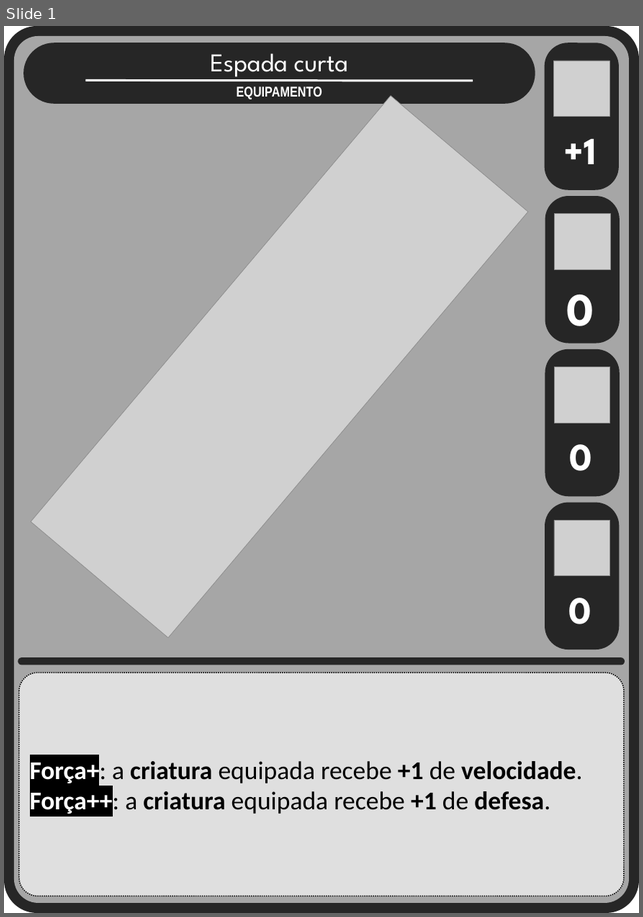
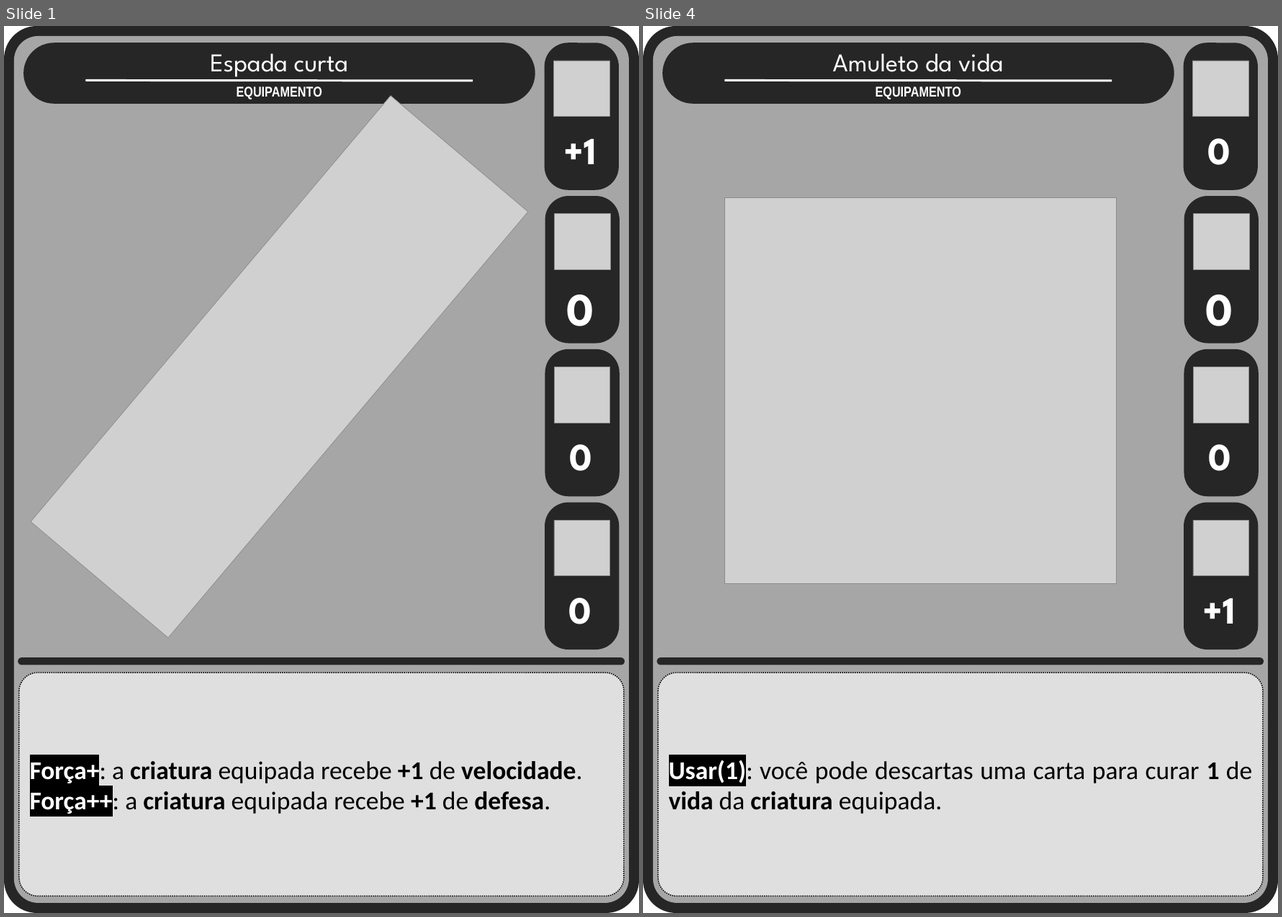
Before and after one commit to Aleyxom/Minimalist-Card-Game, a slide deck: slides tipos cartas/equipamentos.pptx. Shown side by side, each under a label of ours: slide 1 before the commit, slides 1 and 4 after it; the slides between them are not shown. The pictures are 643x917 and 1282x917 pixels, drawn with LibreOffice and Linux fonts; fonts in the diff are those of the drawing; grey boxes stand for pictures. Boxes give left, top, right and bottom in pixels: in the first picture for what was removed or moved away, otherwise in the second. Text is boxed around its words. In the diff, an @@ line names an element or a change of style, - is before the commit and + after.

Commit message:
alterando design de algumas cartas de equip.

```diff
--- a/slides tipos cartas/equipamentos.pptx
+++ b/slides tipos cartas/equipamentos.pptx
@@ slide 4 added at <box>643,26,1278,913</box>, background #FFFFFF @@
@@ group added at <box>643,26,1278,913</box>: 9 rounded rectangles, 6 texts, 5 pictures, 1 line @@
+0
++1
+0
+0
+Usar(1): você pode descartas uma carta para curar 1 de vida da criatura equipada.
+Amuleto da vida
+EQUIPAMENTO
```
Also in this commit, not shown: 5 other slides added, 3 other files.
